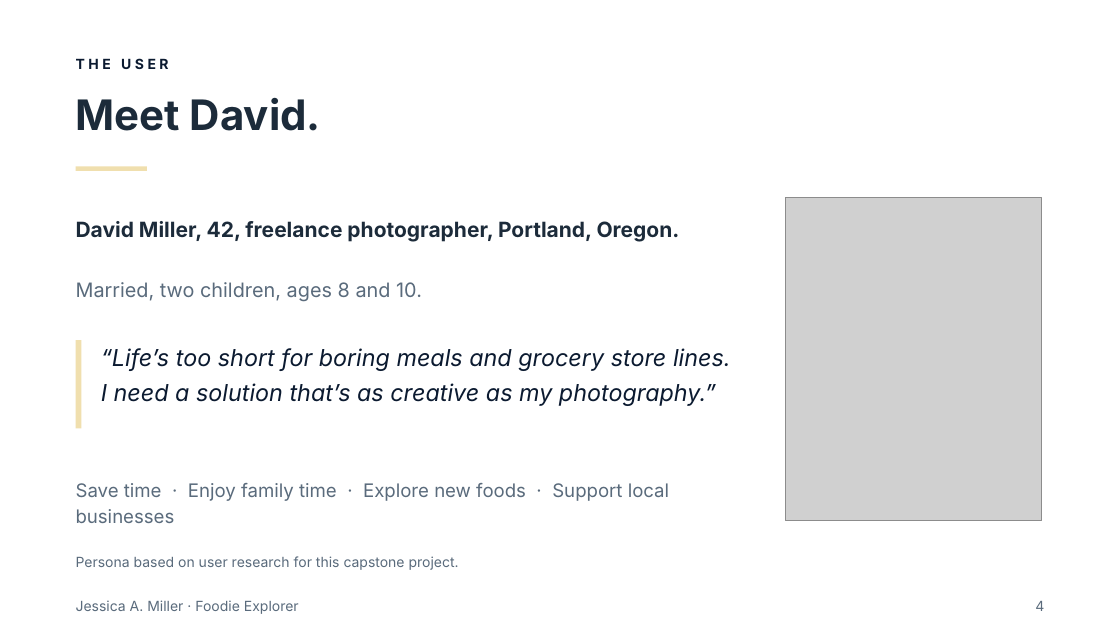
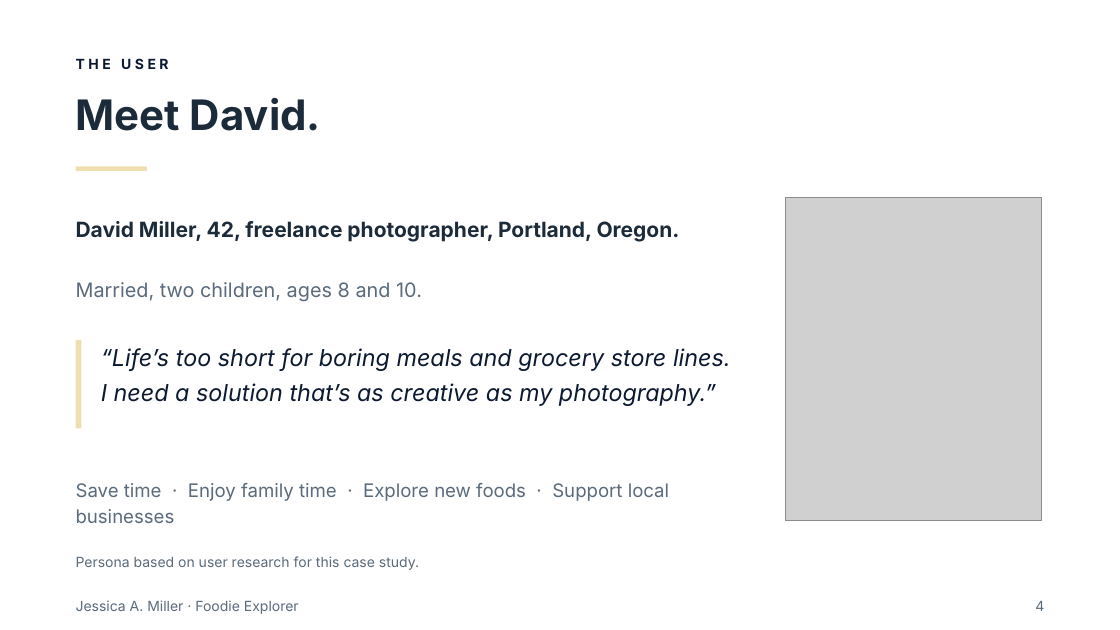
Before and after one commit to Millrjess/millrjess.github.io, a slide deck: slide 4 of assets/presentations/Foodie_Explorer_Executive.pptx. Drawn at 1120x630 pixels with LibreOffice and Linux fonts; fonts in the diff are those of the drawing; grey boxes stand for pictures. Boxes give left, top, right and bottom in pixels: in the first picture for what was removed or moved away, otherwise in the second. Text is boxed around its words. In the diff, an @@ line names an element or a change of style, - is before the commit and + after.

Commit message:
Foodie Explorer executive: A+ polish (capstone fix, copyright, contact, logo, design review)

```diff
--- a/assets/presentations/Foodie_Explorer_Executive.pptx
+++ b/assets/presentations/Foodie_Explorer_Executive.pptx
@@ text at box(76, 556, 419, 570): text changed @@
-Persona based on user research for this capstone project.
+Persona based on user research for this case study.
```
Also in this commit, not shown: 5 other slides changed, 1 other file.
